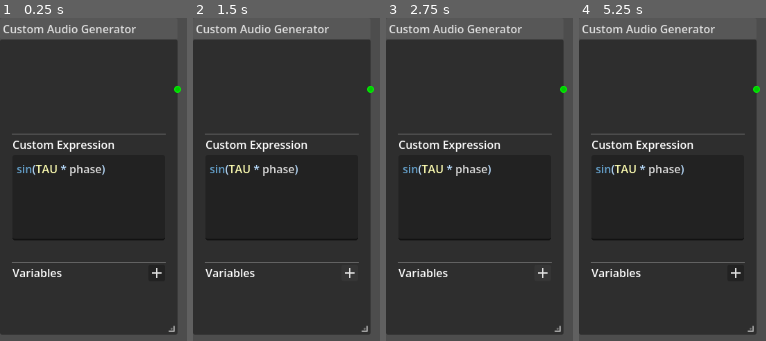
Above: before the commit, frames 1-4 (left to right).
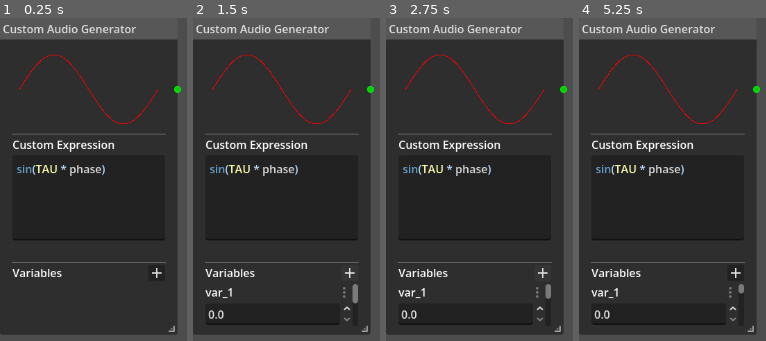
Above: after the commit, the same moments.

Repository: bassj/audio-graph
Game: Godot game, scene res://audio_graph/graph_edit_nodes/prefabs/custom_audio_generator.tscn
Two runs of this game, one before a commit and one after it. Both use one fixed random seed, a clock stepped at 60 frames per second and the inputs below. This scene is started directly instead of the project's main scene.
Inputs (mouse positions are in pixels of both pictures, inside the frame that each line leads up to):
- Up to frame 1 (0.25 s): no input
- Up to frame 2 (1.5 s): click (350, 273) at 0.5 s; click (350, 273) at 1.27 s
- Up to frame 3 (2.75 s): click (543, 273) at 2.02 s
- Up to frame 4 (5.25 s): tap Enter at 2.75, 4.25 s; move the mouse to (outside the picture) at 2.77 s; tap Space at 3.5, 5 s; move the mouse to (outside the picture) at 3.52 s; move the mouse to (outside the picture) at 4.27 s; move the mouse to (outside the picture) at 5.02 s

The runs differ from the first frame. In frame 1, 0.5% of the frame differs, in the area x 10-85%, y 11-33%; in frame 2, 1.2%, in the area x 6-89%, y 11-96%; in frame 3, 1.2%; in frame 4, 1.1%.
Error before the commit: Parse Error: Preload file "res://ui/custom_function_parameter.tscn" does not exist. (res://audio_graph/graph_edit_nodes/scripts/custom_audio_generator.gd:3)

Commit message:
Add playback speed graph edit node

Diff:
--- a/audio_graph/audio_graph.gd
+++ b/audio_graph/audio_graph.gd
@@ -1,4 +1,3 @@
-# Add a way to adjust the phase or playback speed of custom generators
 
 @tool
 extends Resource
--- a/audio_graph/audio_graph_graph_edit.gd
+++ b/audio_graph/audio_graph_graph_edit.gd
@@ -5,6 +5,7 @@
 
 const SimpleAudioGenerator: PackedScene = preload("res://audio_graph/graph_edit_nodes/prefabs/simple_audio_generator.tscn");
 const CustomAudioGenerator: PackedScene = preload("res://audio_graph/graph_edit_nodes/prefabs/custom_audio_generator.tscn");
+const PlaybackSpeedNode: PackedScene = preload("res://audio_graph/graph_edit_nodes/prefabs/playback_speed_node.tscn");
 const Mix2Node: PackedScene = preload("res://audio_graph/graph_edit_nodes/prefabs/mix2_node.tscn");
 const DelayNode: PackedScene = preload("res://audio_graph/graph_edit_nodes/prefabs/delay_node.tscn");
 const GainNode: PackedScene = preload("res://audio_graph/graph_edit_nodes/prefabs/gain_node.tscn");
@@ -32,6 +33,7 @@
 	"Effect": {
 		"Delay": DelayNode,
 		"Gain": GainNode,
+		"Playback Speed": PlaybackSpeedNode,
 	},
 }
 
@@ -189,6 +191,7 @@
 var _audio_to_graph_node = {
 	"CustomGenerator": CustomAudioGenerator,
 	"SimpleGenerator": SimpleAudioGenerator,
+	"PlaybackSpeed": PlaybackSpeedNode,
 	"Delay": DelayNode,
 	"Mixer": Mix2Node,
 	"Gain": GainNode,
--- /dev/null
+++ b/audio_graph/audio_graph_nodes/playback_speed.gd
@@ -0,0 +1,17 @@
+@tool
+extends AudioGraphNode
+class_name PlaybackSpeed
+
+@export var playback_speed: float = 1.0
+
+func sample(p_output_index: int, time_scale: float = 1.0) -> float:
+    assert(p_output_index == 0, "PlaybackSpeed node only has one output at index 0.")
+
+    var input = inputs.get(0, {})
+    var input_node: AudioGraphNode = input.get("node", null)
+    var output_index: int = input.get("output_index", 0)
+
+    if input_node == null:
+        return 0.0
+
+    return input_node.sample(output_index, time_scale * playback_speed)
--- a/audio_graph/graph_edit_nodes/scripts/base_node.gd
+++ b/audio_graph/graph_edit_nodes/scripts/base_node.gd
@@ -63,4 +63,22 @@
 	for connection in _signal.get_connections():
 		_signal.disconnect(connection["callable"])
 
+func _get_param_meta(input: NumberInput) -> Dictionary:
+	return {
+		"min_value": input.min_value,
+		"max_value": input.max_value,
+		"step": input.step,
+		"units": input.units,
+	}
+
+func _apply_param_meta(meta: Dictionary, input: NumberInput) -> void:
+	if meta.has("min_value"):
+		input.min_value = meta["min_value"]
+	if meta.has("max_value"):
+		input.max_value = meta["max_value"]
+	if meta.has("step"):
+		input.step = meta["step"]
+	if meta.has("units"):
+		input.units = meta["units"]
+
 #endregion
--- a/audio_graph/graph_edit_nodes/scripts/custom_audio_generator.gd
+++ b/audio_graph/graph_edit_nodes/scripts/custom_audio_generator.gd
@@ -1,6 +1,6 @@
 extends "res://audio_graph/graph_edit_nodes/scripts/base_node.gd"
 
-var ParameterInputScene: PackedScene = preload("res://ui/custom_function_parameter.tscn")
+const ParameterInputScene: PackedScene = preload("res://audio_graph/ui/prefabs/custom_function_parameter.tscn")
 
 @export var preview: FunctionPlotter
 
@@ -35,13 +35,7 @@
 	for c in variable_container.get_children():
 		var number_input = c as NumberInput
 		var param_name = number_input.label
-		param_meta[param_name] = {
-			"min_value": number_input.min_value,
-			"max_value": number_input.max_value,
-			"step": number_input.step,
-			"units": number_input.units,
-		}
-
+		param_meta[param_name] = _get_param_meta(number_input)
 	generator.set_meta("graph_edit_param_meta", param_meta)
 
 func apply_editor_metadata() -> void:
--- /dev/null
+++ b/audio_graph/graph_edit_nodes/scripts/playback_speed_node.gd
@@ -0,0 +1,38 @@
+@tool
+extends "res://audio_graph/graph_edit_nodes/scripts/base_node.gd"
+
+@onready var speed_in: NumberInput = $PlaybackSpeedIn
+
+@export var playback_speed := PlaybackSpeed.new()
+
+func save_editor_metadata() -> void:
+	playback_speed.set_meta("graph_edit_position", position_offset)
+	playback_speed.set_meta("graph_edit_param_meta", _get_param_meta(speed_in))
+
+func apply_editor_metadata() -> void:
+	if playback_speed.has_meta("graph_edit_position"):
+		position_offset = playback_speed.get_meta("graph_edit_position")
+
+	if playback_speed.has_meta("graph_edit_param_meta"):
+		_apply_param_meta(
+			playback_speed.get_meta("graph_edit_param_meta", {}),
+			speed_in
+		)
+
+func set_audio_node(p_node: AudioGraphNode) -> void:
+	assert(p_node is PlaybackSpeed, "Node must be of type PlaybackSpeed.")
+	playback_speed = p_node
+
+func get_audio_node() -> AudioGraphNode:
+	return playback_speed
+
+func set_input(index: int, input: AudioGraphNode, output_index: int) -> bool:
+	assert(index == 0, "PlaybackSpeedNode supports one input.")
+	return playback_speed.set_input(0, input, output_index)
+
+func _ready() -> void:
+	speed_in.value = playback_speed.playback_speed
+
+	speed_in.value_changed.connect(func(value):
+		playback_speed.playback_speed = value
+	)
--- /dev/null
+++ b/test_graphs/engine_2.tres
@@ -0,0 +1,134 @@
+[gd_resource type="Resource" script_class="AudioGraph" load_steps=16 format=3]
+
+[ext_resource type="Script" path="res://audio_graph/audio_graph_nodes/custom_generator.gd" id="1_rwfx7"]
+[ext_resource type="Script" path="res://audio_graph/audio_graph_nodes/mixer.gd" id="2_ipbby"]
+[ext_resource type="Script" path="res://audio_graph/audio_graph_nodes/playback_speed.gd" id="3_lh3wa"]
+[ext_resource type="Script" path="res://audio_graph/audio_graph_nodes/gain.gd" id="4_c0hqe"]
+[ext_resource type="Script" path="res://audio_graph/audio_graph_nodes/audio_graph_node.gd" id="5_lng8b"]
+[ext_resource type="Script" path="res://audio_graph/audio_graph.gd" id="6_ynrxe"]
+
+[sub_resource type="Resource" id="Resource_i83rb"]
+script = ExtResource("1_rwfx7")
+expression = "cos(2.0 * TAU * phase)"
+metadata/graph_edit_position = Vector2(-900, -440)
+metadata/graph_edit_size = Vector2(260, 380)
+metadata/graph_edit_param_meta = {}
+
+[sub_resource type="Resource" id="Resource_e4xtt"]
+script = ExtResource("1_rwfx7")
+expression = "piecewise(
+	sin(TAU * (phase * t + 0.5)),
+	0,
+	t
+)"
+parameters = Dictionary[String, Variant]({
+"t": 0.0833
+})
+metadata/graph_edit_position = Vector2(-1400, -400)
+metadata/graph_edit_size = Vector2(420, 620)
+metadata/graph_edit_param_meta = {
+"t": {
+"max_value": 1.0,
+"min_value": 0.0,
+"step": 0.0001,
+"units": ""
+}
+}
+
+[sub_resource type="Resource" id="Resource_ibkav"]
+script = ExtResource("2_ipbby")
+inputs = Dictionary[int, Dictionary]({
+0: {
+"node": SubResource("Resource_i83rb"),
+"output_index": 0
+},
+1: {
+"node": SubResource("Resource_e4xtt"),
+"output_index": 0
+}
+})
+metadata/graph_edit_position = Vector2(-540, -60)
+
+[sub_resource type="Resource" id="Resource_5xr8j"]
+script = ExtResource("1_rwfx7")
+expression = "piecewise(
+	-sin(TAU * 2.0 * phase),
+	0.75,
+	1.0
+)"
+metadata/graph_edit_position = Vector2(-880, 40)
+metadata/graph_edit_size = Vector2(256, 457)
+metadata/graph_edit_param_meta = {}
+
+[sub_resource type="Resource" id="Resource_nhsk2"]
+script = ExtResource("1_rwfx7")
+expression = "piecewise(
+	sin(TAU * 2.0 * phase),
+	0.0,
+	0.25
+)"
+metadata/graph_edit_position = Vector2(-1300, 280)
+metadata/graph_edit_size = Vector2(256, 457.00006)
+metadata/graph_edit_param_meta = {}
+
+[sub_resource type="Resource" id="Resource_yb2xy"]
+script = ExtResource("2_ipbby")
+inputs = Dictionary[int, Dictionary]({
+0: {
+"node": SubResource("Resource_5xr8j"),
+"output_index": 0
+},
+1: {
+"node": SubResource("Resource_nhsk2"),
+"output_index": 0
+}
+})
+metadata/graph_edit_position = Vector2(-540, 180)
+
+[sub_resource type="Resource" id="Resource_408w6"]
+script = ExtResource("2_ipbby")
+inputs = Dictionary[int, Dictionary]({
+0: {
+"node": SubResource("Resource_ibkav"),
+"output_index": 0
+},
+1: {
+"node": SubResource("Resource_yb2xy"),
+"output_index": 0
+}
+})
+metadata/graph_edit_position = Vector2(-320, 100)
+
+[sub_resource type="Resource" id="Resource_a3wti"]
+script = ExtResource("3_lh3wa")
+playback_speed = 10.0
+inputs = Dictionary[int, Dictionary]({
+0: {
+"node": SubResource("Resource_408w6"),
+"output_index": 0
+}
+})
+metadata/graph_edit_position = Vector2(-100, 160)
+metadata/graph_edit_param_meta = {
+"max_value": 100.0,
+"min_value": 0.0,
+"step": 0.01,
+"units": "x"
+}
+
+[sub_resource type="Resource" id="Resource_ygk2d"]
+script = ExtResource("4_c0hqe")
+gain = 0.14125375446227545
+inputs = Dictionary[int, Dictionary]({
+0: {
+"node": SubResource("Resource_a3wti"),
+"output_index": 0
+}
+})
+metadata/graph_edit_position = Vector2(140, 200)
+
+[resource]
+script = ExtResource("6_ynrxe")
+graph_root = SubResource("Resource_ygk2d")
+metadata/_custom_type_script = "uid://cbodbked54srs"
+metadata/output_graph_edit_position = Vector2(597, 305)
Not shown, added: audio_graph/audio_graph_nodes/playback_speed.gd.uid
Not shown, added: audio_graph/graph_edit_nodes/scripts/playback_speed_node.gd.uid
